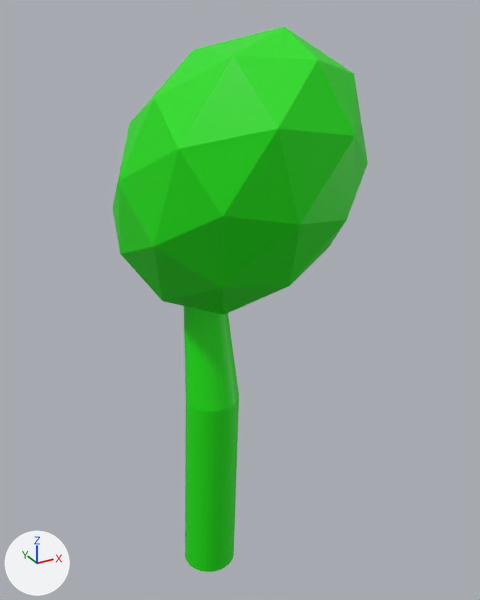
An edit to the Blender file Assets/Blender/Prototype/Plant/Coffee/LV_1.blend, drawn before and after from the same camera.
The view is the same before and after, from a 50 mm lens placed at (-1.32, -2.78, 2.45), pointed at (0.12, -0.17, 1.14). The axes (+X, +Y, +Z) are drawn at lower left. The lights are the same throughout.
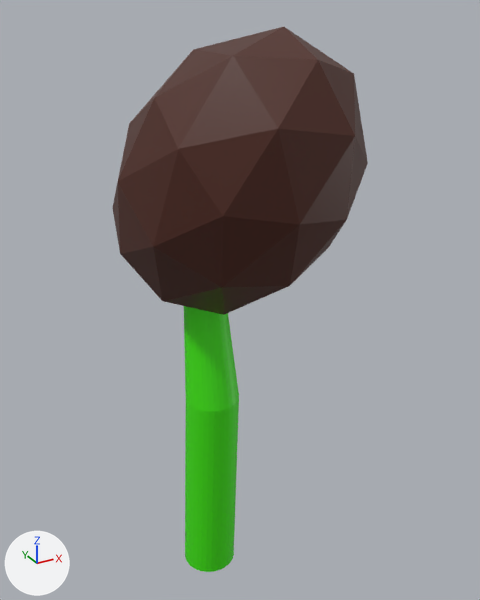
What differs and where, as boxes [x1, y1, x2, y2] in the pictures (480 x 600 px):
part 1 of me_cylinder, recoloured (green to brown)
    both: [113, 27, 368, 315]

The edits, one by one:
Material 'Bean' (mat_bean) is new.
Its base color is (0.08, 0.02, 0.0112) (brown #50271b).
me_cylinder has 138 vertices, 146 faces and spans x -0.47..0.54, y -0.87..0.38, z -0.57..2.38.
me_cylinder is used by ob_cylinder; location (0.0, 0.0, 0.0).
me_cylinder part 1: 80 of the faces centred in x -0.44..0.51, y -0.85..0.36, z 1.13..2.33 switch from mat_base (green #17e700) to mat_bean (brown #50271b).
